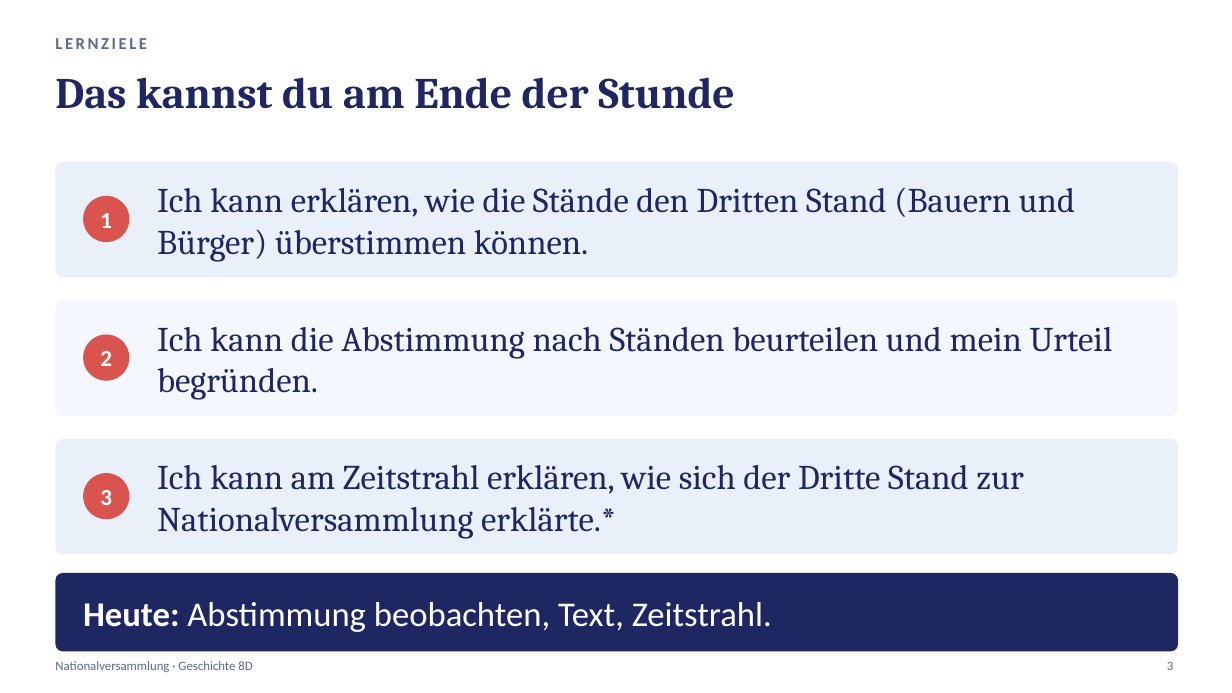
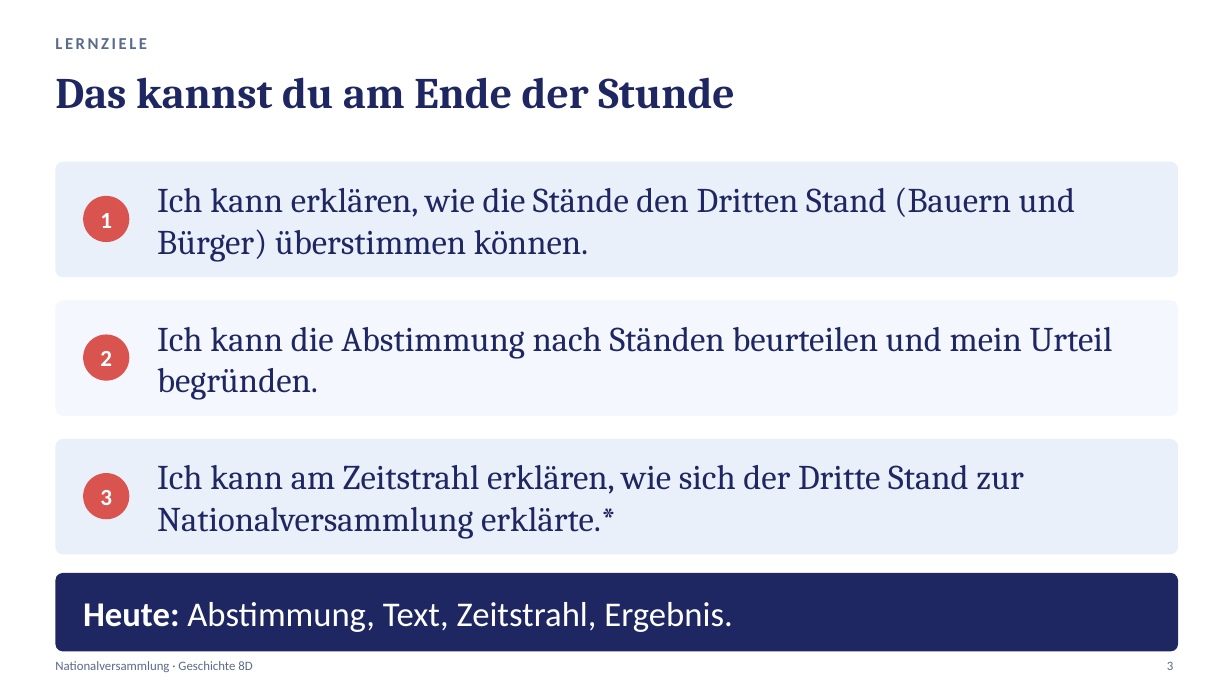
Before and after one commit to golzkonstantin-gif/Schule, a slide deck: slide 3 of Geschichte_8D/Stunde2_Nationalversammlung/Praesentation_Stunde2_Nationalversammlung_8D.pptx. Drawn at 1232x693 pixels with LibreOffice and Linux fonts; fonts in the diff are those of the drawing. Boxes give left, top, right and bottom in pixels: in the first picture for what was removed or moved away, otherwise in the second. Text is boxed around its words. In the diff, an @@ line names an element or a change of style, - is before the commit and + after.

```diff
--- a/Geschichte_8D/Stunde2_Nationalversammlung/Praesentation_Stunde2_Nationalversammlung_8D.pptx
+++ b/Geschichte_8D/Stunde2_Nationalversammlung/Praesentation_Stunde2_Nationalversammlung_8D.pptx
@@ text at (83, 602, 732, 632): text changed @@
-Heute: Abstimmung beobachten, Text, Zeitstrahl.
+Heute: Abstimmung, Text, Zeitstrahl, Ergebnis.
```
Also in this commit, not shown: 11 other slides changed, 1 slide removed, 18 other files.
